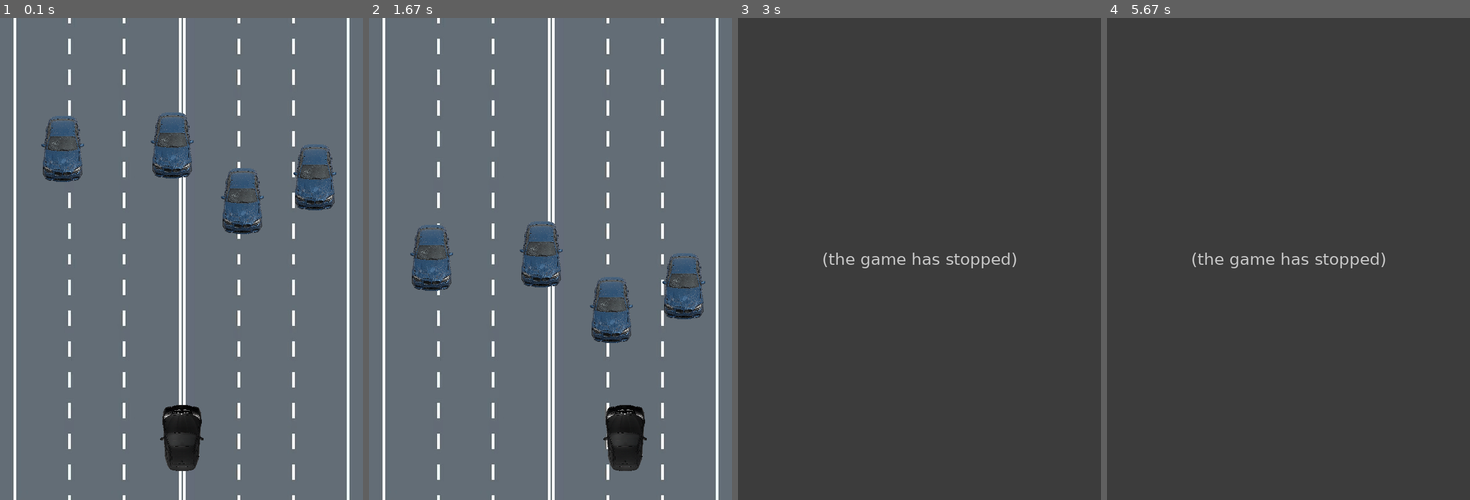
Above: before the commit, frames 1-4 (left to right).
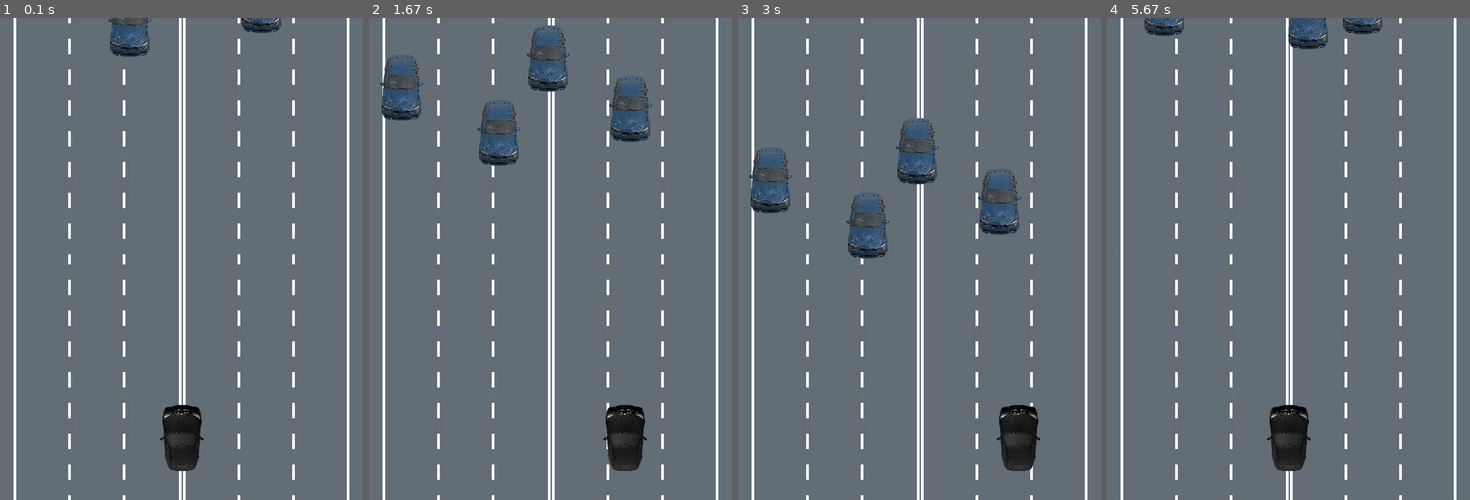
Above: after the commit, the same moments.

Repository: ArtashesAA/Pygame
Game: pygame game, started from main.py
The game is run twice, just before and just after one commit, with the same random seed, the same clock (stepped at 60 frames per second) and the same inputs.
Inputs:
- Up to frame 1 (0.1 s): no input
- Up to frame 2 (1.67 s): hold Right 0.33-0.8 s; hold Right 0.83-1.3 s; hold Left from 1.33 s (still down)
- Up to frame 3 (3 s): release Left at 1.87 s; hold Left 1.9-2.3 s; hold Right 2.33-2.97 s
- Up to frame 4 (5.67 s): hold Left 3-3.47 s; hold Right 3.5-3.97 s; hold Right 4-4.47 s; hold Left 4.5-5.03 s; hold Left 5.07-5.47 s; tap Space at 5.5 s

The runs differ from the first frame. In frame 1, 5.8% of the frame differs, in the area x 11-93%, y 0-45%; in frame 2, 9.5%; in frame 3, 98%; in frame 4, 99%, in the area x 0-100%, y 0-100%.
Before the commit the program exited at 2.55 s; later frames show no game.

Commit message:
Reiniciar juego implementado

Diff:
--- a/accidentado.py
+++ b/accidentado.py
@@ -35,17 +35,6 @@
         if self.rect.top > size_y:
             self.kill()
 
-    def colocado_principal(self, grupo):
-        colocado = False
-
-        while not colocado:
-            self.rect.x = random.randrange(0, size_x - self.rect.width)
-            self.rect.y = random.randrange(0, 250)
-
-            # Evitar solapar accidentados
-            if not pygame.sprite.spritecollideany(self, grupo):
-                colocado = True
-
     # Crear accidentados
     def crearAccidentados(self, grupo):
         colocado = False
--- a/juego.py
+++ b/juego.py
@@ -3,15 +3,89 @@
 
 class Juego:
     def __init__(self):
+        self.iniciar_juego()
+
+    # Ejecución y salida de juego
+    def run(self):
+        while not self.done:
+            self.loop()
+
+        pygame.quit()
+
+    def loop(self):
+        for event in pygame.event.get():
+            # Salir
+            if event.type == pygame.QUIT:
+                self.done = True
+
+            # Estado normal del juego
+            if self.estado == "jugando":
+                self.jgd.movimiento(event)
+
+            # Si el jugador se choca, se reiniciar el juego
+            if self.estado == "chocado":
+                if event.type == pygame.KEYDOWN:
+                    if event.key == pygame.K_SPACE:   # Reiniciar al pulsar ESPACIO
+                        self.iniciar_juego()
+
+        if self.estado == "jugando":
+            # Dibujar fondo
+            self.screen.blit(self.fondo, [0, 0])
+
+            # Update + dibujar
+            self.all_sprite_list.update()
+
+            # Crear nuevos accidentados cuando bajan del todo
+            if len(self.accidentado_list) < self.accidentados_generados:
+                # Subir velocidad a nuevos accidentados
+                self.velocidad_accidentados += self.aceleracion_accidentados
+                acc = accidentado.Accidentado(self.accidentado_list, self.velocidad_accidentados)
+
+                # Creación accidentados
+                acc.crearAccidentados(self.accidentado_list)
+                self.accidentado_list.add(acc)
+                self.all_sprite_list.add(acc)
+
+            # Si se produce un choque
+            if self.jgd.choque(self.accidentado_list):
+                print("💥 CHOQUE!")
+                self.estado = "chocado"
+                return
+
+            # Pintar sprites en pantalla
+            self.all_sprite_list.draw(self.screen)
+
+            pygame.display.flip()
+            self.clock.tick(60)
+
+        # Si se ha chocado, se puede volver a jugar
+        elif self.estado == "chocado":
+            self.all_sprite_list.draw(self.screen)
+
+            # Mensaje chocado
+            font = pygame.font.SysFont("Arial", 30)
+            texto1 = font.render("Has chocado", True, (255, 0, 0))
+            texto2 = font.render("Pulsa \"ESPACIO\" para reintentar", True, (255, 255, 255))
+
+            self.screen.blit(texto1, (self.size_x//2 - texto1.get_width()//2, 300))
+            self.screen.blit(texto2, (self.size_x//2 - texto2.get_width()//2, 380))
+
+            pygame.display.flip()      # <<< FALTABA
+            self.clock.tick(60)
+
+    def iniciar_juego(self):
         pygame.init()
+
+        # Estado inicial
+        self.estado = "jugando"
 
         # Cantidad de accidentados que se generan a la vez
         self.accidentados_generados = 4
 
         # Tamaño ventana
-        size_x = 626
-        size_y = 832
-        size = (size_x, size_y)
+        self.size_x = 626
+        self.size_y = 832
+        size = (self.size_x, self.size_y)
 
         # Velocidad bajada coches accidentados
         self.velocidad_accidentados = 2
@@ -35,56 +109,14 @@
         # Crear accidentados sin solaparse
         for i in range(self.accidentados_generados):
             acc = accidentado.Accidentado(self.accidentado_list, self.velocidad_accidentados)
+            acc.crearAccidentados(self.accidentado_list)
 
-            # Colocado principal
-            acc.colocado_principal(self.accidentado_list)
-
-            # Sprites
             self.accidentado_list.add(acc)
             self.all_sprite_list.add(acc)
 
+        # Añadir jugador
         self.jgd = jugador.Jugador()
         self.all_sprite_list.add(self.jgd)
 
+        # Control bucle principal
         self.done = False
-
-    def run(self):
-        while not self.done:
-            self.loop()
-
-        pygame.quit()
-
-    def loop(self):
-        for event in pygame.event.get():
-            # Salir
-            if event.type == pygame.QUIT:
-                self.done = True
-
-            self.jgd.movimiento(event)
-
-        # Dibujar fondo
-        self.screen.blit(self.fondo, [0, 0])
-
-        # Update + dibujar
-        self.all_sprite_list.update()
-
-        # Crear nuevos accidentados cuando bajan del todo
-        if len(self.accidentado_list) < self.accidentados_generados:
-            # Subir velocidad a nuevos accidentados
-            self.velocidad_accidentados += self.aceleracion_accidentados
-            acc = accidentado.Accidentado(self.accidentado_list, self.velocidad_accidentados)
-
-            # Creación accidentados
-            acc.crearAccidentados(self.accidentado_list)
-            self.accidentado_list.add(acc)
-            self.all_sprite_list.add(acc)
-
-        # Si se produce un choque
-        if self.jgd.choque(self.accidentado_list):
-            print("💥 CHOQUE!")
-            self.done = True
-
-        self.all_sprite_list.draw(self.screen)
-
-        pygame.display.flip()
-        self.clock.tick(60)
--- a/main.py
+++ b/main.py
@@ -1,4 +1,5 @@
 import juego
 
+# Iniciar juego
 juego = juego.Juego()
 juego.run()
